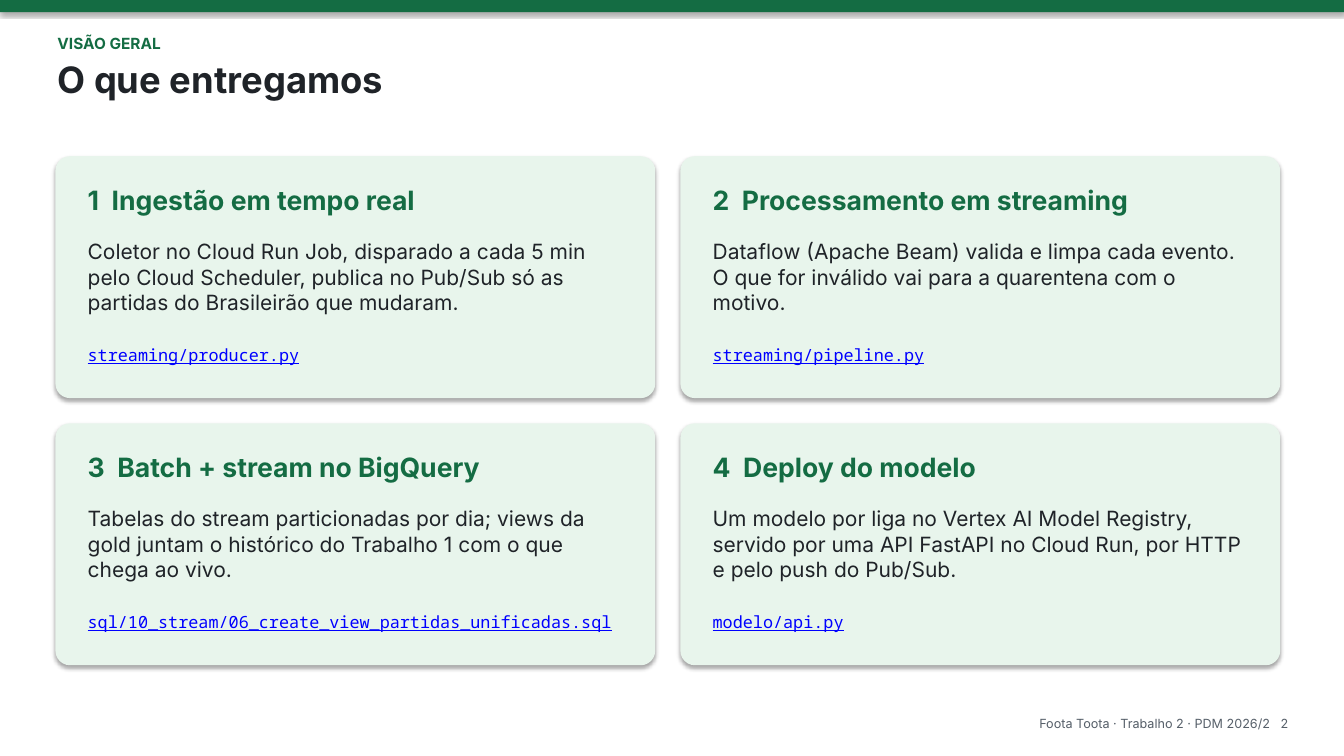
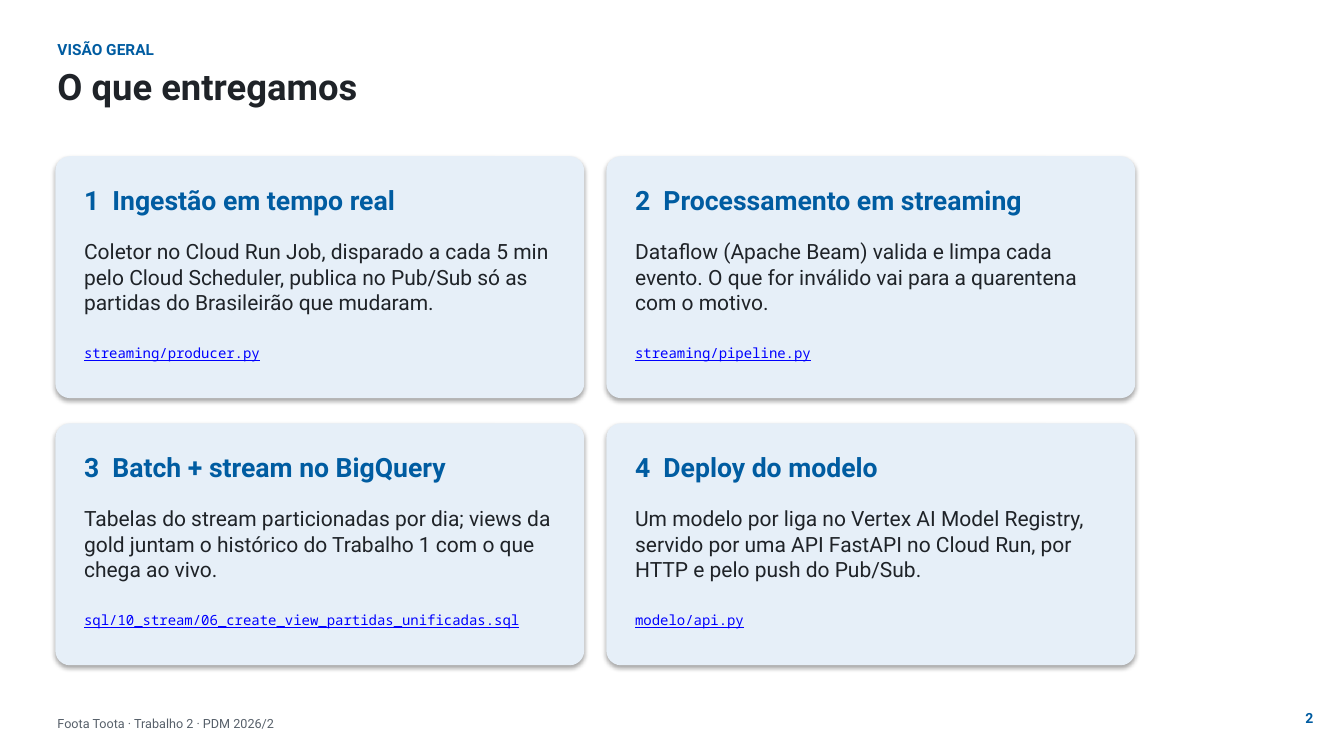
Before and after one commit to phael-exe/foota-toota, a slide deck: slide 2 of docs/apresentacao/trabalho2.pptx. Drawn at 1344x756 pixels with LibreOffice and Linux fonts; fonts in the diff are those of the drawing; background and template pictures are left out. Boxes give left, top, right and bottom in pixels: in the first picture for what was removed or moved away, otherwise in the second. Text is boxed around its words. In the diff, an @@ line names an element or a change of style, - is before the commit and + after.

```diff
--- a/docs/apresentacao/trabalho2.pptx
+++ b/docs/apresentacao/trabalho2.pptx
@@ rectangle removed at box(0, 0, 1344, 12) @@
@@ font Inter to Roboto, text colour #146C43 to #005CA1 in 5 elements at box(84, 190, 395, 216), box(84, 457, 446, 483), box(635, 190, 1022, 216), box(635, 457, 877, 483), box(57, 42, 154, 55) @@
@@ font Inter to Roboto in 5 elements at box(84, 243, 548, 315), box(84, 510, 550, 582), box(635, 242, 1076, 310), box(635, 510, 1084, 582), box(57, 73, 357, 108) @@
@@ text "O que entregamos": place and size @@
-text "O que entregamos" at box(57, 66, 383, 101)
+text "O que entregamos" at box(57, 73, 357, 108)
@@ rounded rectangle: place and size @@
-rounded rectangle at box(55, 156, 655, 398)
+rounded rectangle at box(55, 156, 585, 398)
@@ fill #E8F5EC to #E6EFF8 in 4 elements at box(55, 156, 585, 398), box(55, 423, 585, 665), box(607, 423, 1136, 665), box(607, 156, 1136, 398) @@
@@ rounded rectangle: place and size @@
-rounded rectangle at box(681, 156, 1280, 398)
+rounded rectangle at box(607, 156, 1136, 398)
@@ text "2 Processamento em streaming": place and size @@
-text "2 Processamento em streaming" at box(713, 189, 1128, 215)
+text "2 Processamento em streaming" at box(635, 190, 1022, 216)
@@ text "Dataflow (Apache Beam) valida e ...": place and size @@
-text "Dataflow (Apache Beam) valida e ..." at box(713, 242, 1235, 311)
+text "Dataflow (Apache Beam) valida e ..." at box(635, 242, 1076, 310)
@@ text "streaming/pipeline.py": place and size @@
-text "streaming/pipeline.py" at box(713, 348, 925, 365)
+text "streaming/pipeline.py" at box(635, 347, 811, 362)
@@ rounded rectangle: place and size @@
-rounded rectangle at box(55, 423, 655, 665)
+rounded rectangle at box(55, 423, 585, 665)
@@ rounded rectangle: place and size @@
-rounded rectangle at box(681, 423, 1280, 665)
+rounded rectangle at box(607, 423, 1136, 665)
@@ text "4 Deploy do modelo": place and size @@
-text "4 Deploy do modelo" at box(713, 457, 976, 482)
+text "4 Deploy do modelo" at box(635, 457, 877, 483)
@@ text "Um modelo por liga no ...": place and size @@
-text "Um modelo por liga no ..." at box(713, 510, 1241, 582)
+text "Um modelo por liga no ..." at box(635, 510, 1084, 582)
@@ size 12 to 10 pt in 4 elements at box(84, 347, 260, 362), box(84, 614, 519, 629), box(635, 347, 811, 362), box(635, 614, 744, 629) @@
@@ text "modelo/api.py": place and size @@
-text "modelo/api.py" at box(713, 615, 844, 632)
+text "modelo/api.py" at box(635, 614, 744, 629)
@@ text at box(57, 718, 274, 729): text changed; font Inter to Roboto @@
-Foota Toota · Trabalho 2 · PDM 2026/2 2
+Foota Toota · Trabalho 2 · PDM 2026/2
@@ text added at box(1305, 713, 1313, 723), 10 pt, text #005CA1, bold @@
+2
```
Also in this commit, not shown: 16 other slides changed, 1 slide added, 4 other files.
